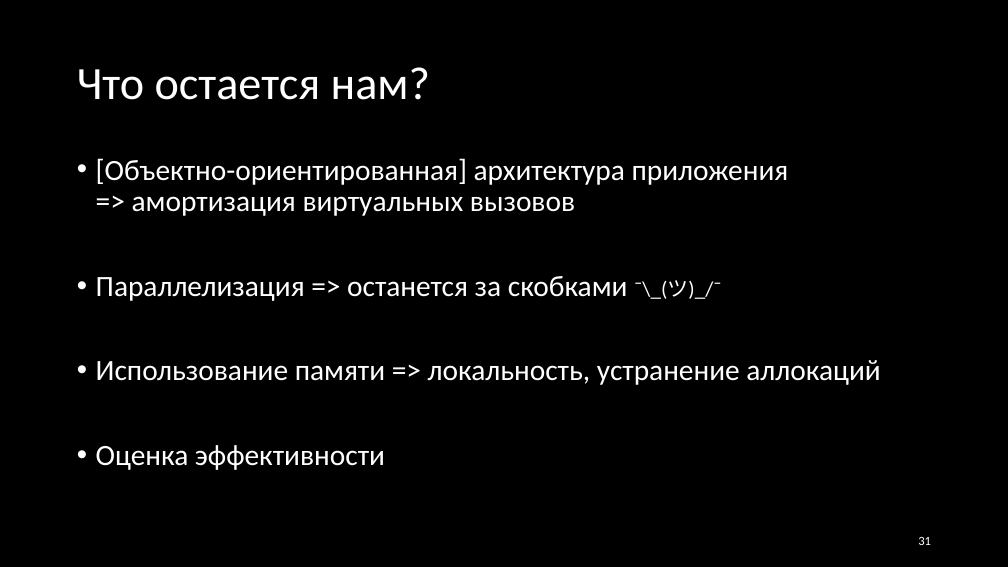
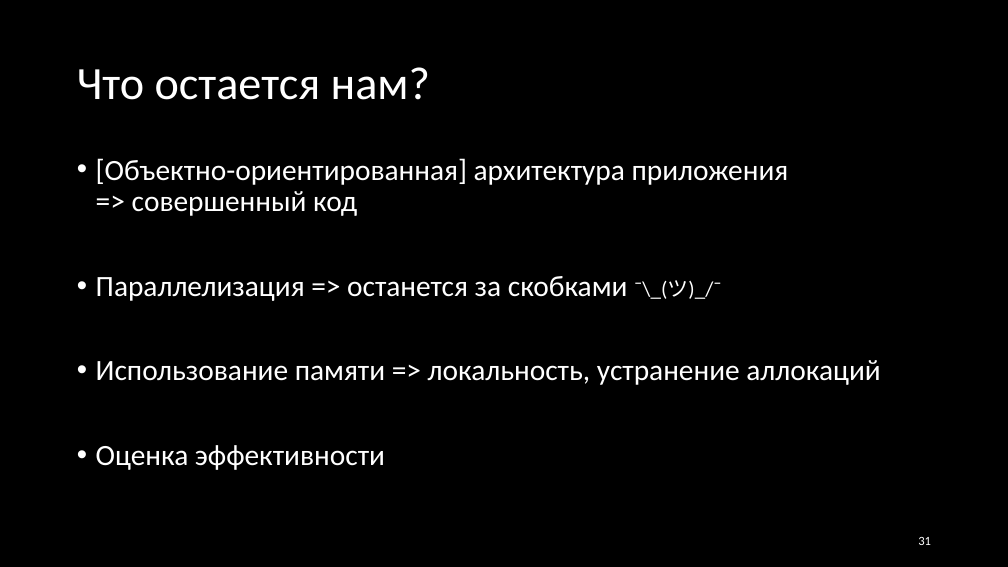
Before and after one commit to Evgueni-Petrov-aka-espetrov/Algorithms-and-Programming-in-C-pptx, a slide deck: slide 31 of 27 Эффективный код.pptx. Drawn at 1008x567 pixels with LibreOffice and Linux fonts; fonts in the diff are those of the drawing. Boxes give left, top, right and bottom in pixels: in the first picture for what was removed or moved away, otherwise in the second. Text is boxed around its words. In the diff, an @@ line names an element or a change of style, - is before the commit and + after.

```diff
--- a/27 Эффективный код.pptx
+++ b/27 Эффективный код.pptx
@@ text at bbox=[96, 158, 789, 216]: text changed @@
-• [Объектно-ориентированная] архитектура приложения
-  => амортизация виртуальных вызовов
+• [Объектно-ориентированная] архитектура приложения
+  => совершенный код
```
Also in this commit, not shown: 36 other slides changed, 9 slides added.
